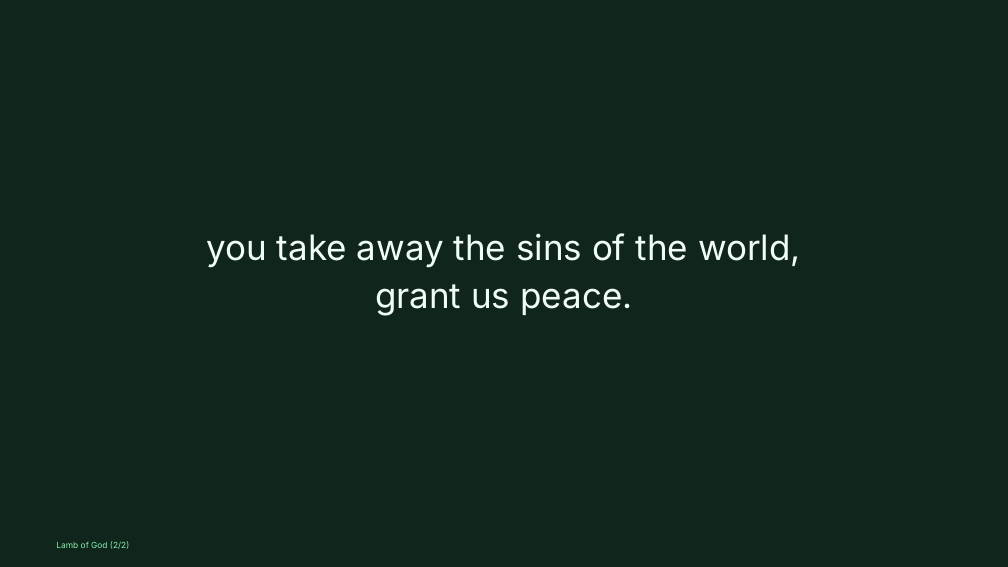
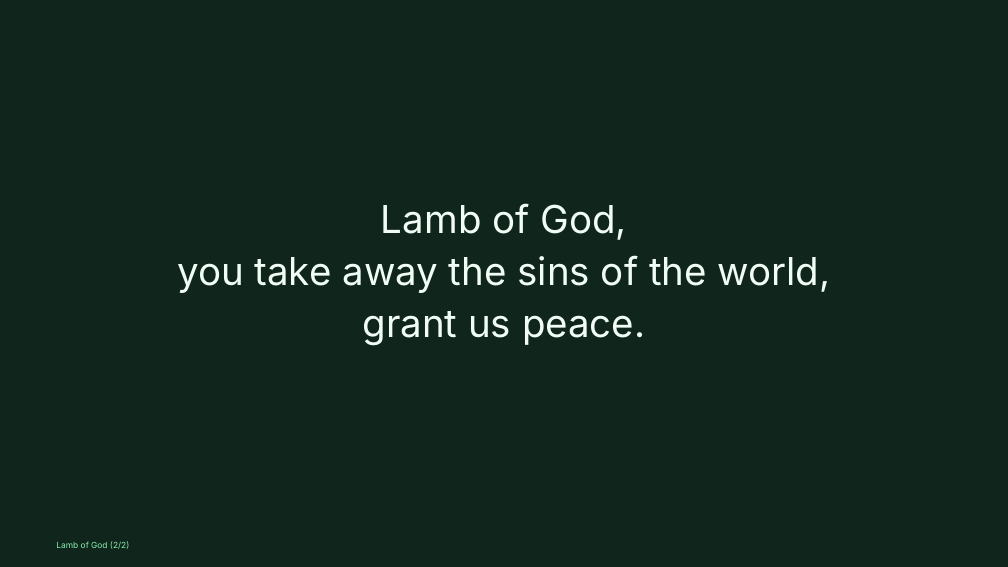
Before and after one commit to divinogabriel9/verbum, a slide deck: slide 62 of outputs/GFCC7Jun2026_OrdinaryTime.pptx (slide 66 before the commit). Drawn at 1008x567 pixels with LibreOffice and Linux fonts; fonts in the diff are those of the drawing. Boxes give left, top, right and bottom in pixels: in the first picture for what was removed or moved away, otherwise in the second. Text is boxed around its words. In the diff, an @@ line names an element or a change of style, - is before the commit and + after.

```diff
--- a/outputs/GFCC7Jun2026_OrdinaryTime.pptx
+++ b/outputs/GFCC7Jun2026_OrdinaryTime.pptx
@@ text at (x1=381, y1=203, x2=627, y2=240): paragraph added @@
+Lamb of God,
@@ text at (x1=177, y1=255, x2=831, y2=346): size 50 to 55 pt in "you take away the sins of the ...", "grant us peace." @@
```
Also in this commit, not shown: 57 other slides changed, 12 slides added, 9 slides removed, 22 other files.
